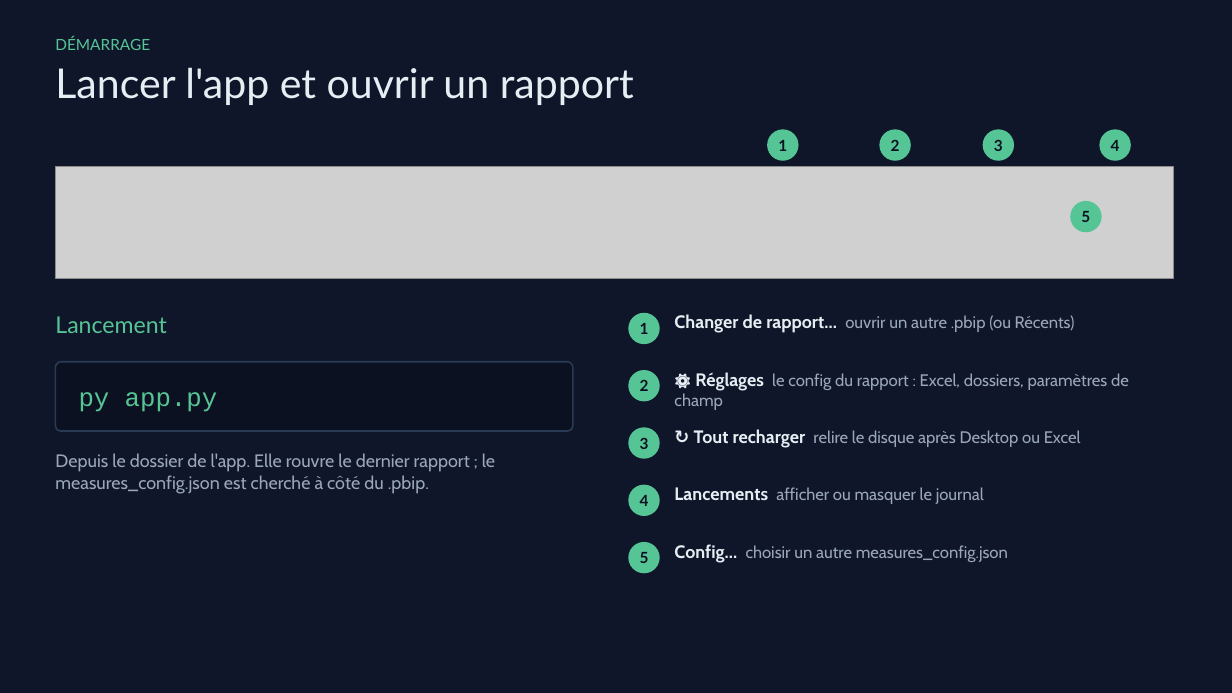
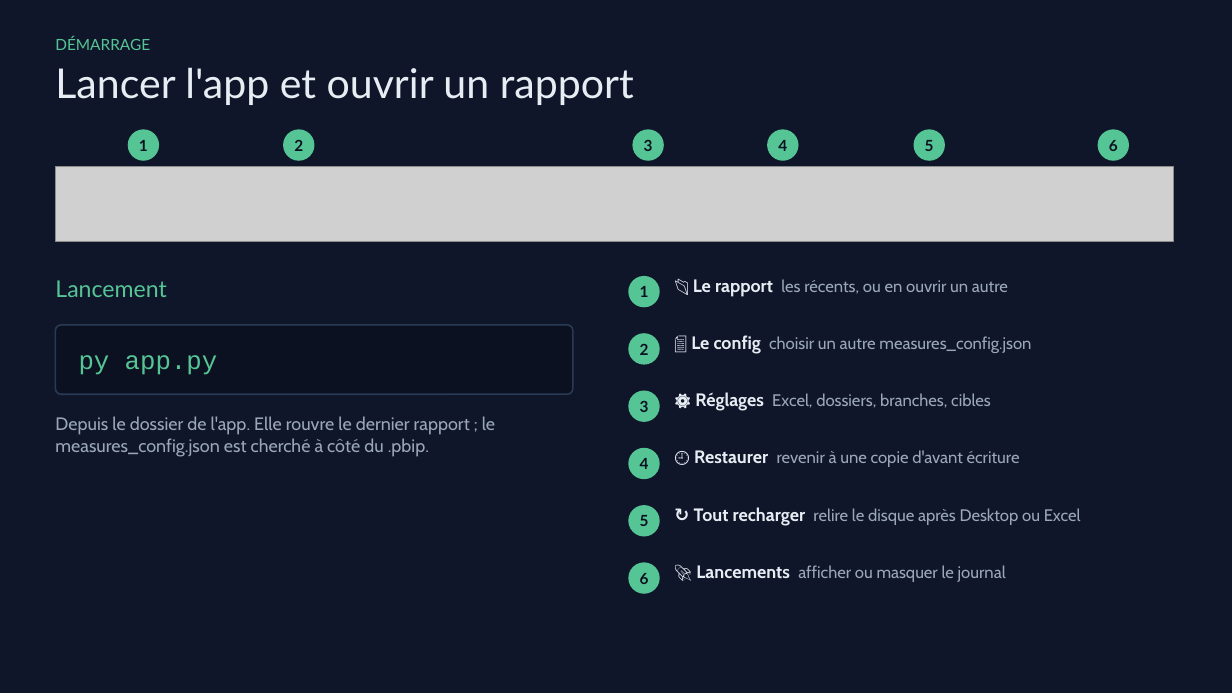
Before and after one commit to Madein1987/PBIdouille, a slide deck: slide 4 of docs/PBIdouille - Guide de demarrage rapide.pptx. Drawn at 1232x693 pixels with LibreOffice and Linux fonts; fonts in the diff are those of the drawing; grey boxes stand for pictures. Boxes give left, top, right and bottom in pixels: in the first picture for what was removed or moved away, otherwise in the second. Text is boxed around its words. In the diff, an @@ line names an element or a change of style, - is before the commit and + after.

```diff
--- a/docs/PBIdouille - Guide de demarrage rapide.pptx
+++ b/docs/PBIdouille - Guide de demarrage rapide.pptx
@@ ellipse "1": place and size @@
-ellipse "1" at (767,129,799,161)
+ellipse "1" at (128,129,159,161)
@@ ellipse "2": place and size @@
-ellipse "2" at (880,129,911,161)
+ellipse "2" at (283,129,314,161)
@@ ellipse "3": place and size @@
-ellipse "3" at (982,129,1014,161)
+ellipse "3" at (632,129,664,161)
@@ ellipse "4": place and size @@
-ellipse "4" at (1100,129,1131,161)
+ellipse "4" at (767,129,799,161)
@@ ellipse "5": place and size @@
-ellipse "5" at (1070,201,1102,232)
+ellipse "5" at (914,129,945,161)
@@ ellipse added at (1098,129,1129,161), fill #56C596, 12 pt, text #0B1120, bold @@
+6
@@ picture: place and size @@
-picture at (55,166,1174,278)
+picture at (55,166,1174,242)
@@ text at (693,279,1008,297): text changed @@
-Changer de rapport… ouvrir un autre .pbip (ou Récents)
+📂 Le rapport les récents, ou en ouvrir un autre
@@ 5 ellipses, 3 texts, 1 rounded rectangle: place and size @@
-5 ellipses, 3 texts, 1 rounded rectangle at (55,312,660,573)
+5 ellipses, 3 texts, 1 rounded rectangle at (55,276,660,537)
@@ text at (691,335,1031,354): text changed @@
-Config… choisir un autre measures_config.json
+📄 Le config choisir un autre measures_config.json
@@ text at (695,392,991,411): text changed @@
-⚙ Réglages le config du rapport : Excel, dossiers, paramètres de champ
+⚙ Réglages Excel, dossiers, branches, cibles
@@ text added at (694,450,1020,467), 13 pt, text #9AA7B8 @@
+🕘 Restaurer revenir à une copie d'avant écriture
@@ text "↻ Tout recharger relire le ...": place and size @@
-text "↻ Tout recharger relire le ..." at (694,429,1081,448)
+text "↻ Tout recharger relire le ..." at (694,507,1081,526)
@@ ellipse added at (628,563,660,594), fill #56C596, 12 pt, text #0B1120, bold @@
+6
@@ text at (696,565,1006,582): text changed @@
-Lancements afficher ou masquer le journal
+🚀 Lancements afficher ou masquer le journal
```
Also in this commit, not shown: 3 other slides changed, 14 other files.
